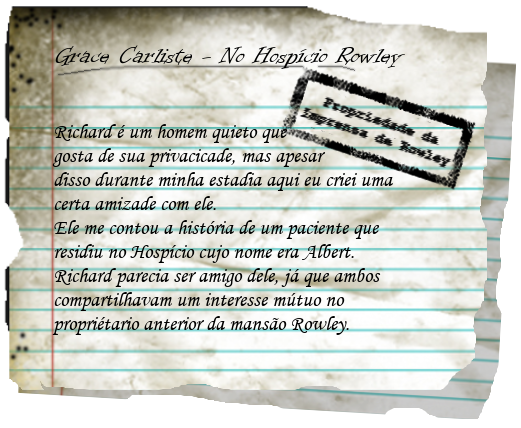
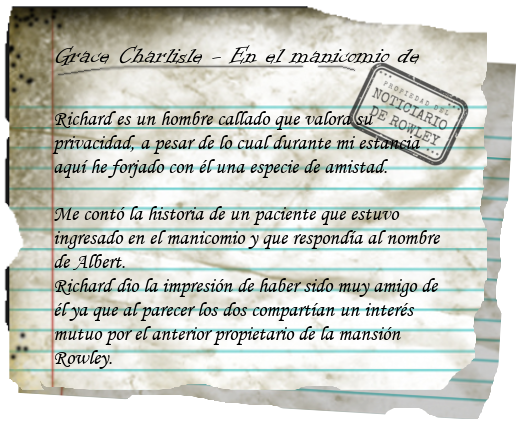
Layers edited between the first and the second 521x428 image:
painted on "Stamp" over [280, 62, 476, 190]
renamed "Richard é um homem quieto que ..." to "Richard es un hombre callado q...", painted on it over [52, 111, 441, 369]
renamed "Grace Carliste - No Hospício R..." to "Grace Charlisle - En el manico...", painted on it over [130, 45, 419, 69]
